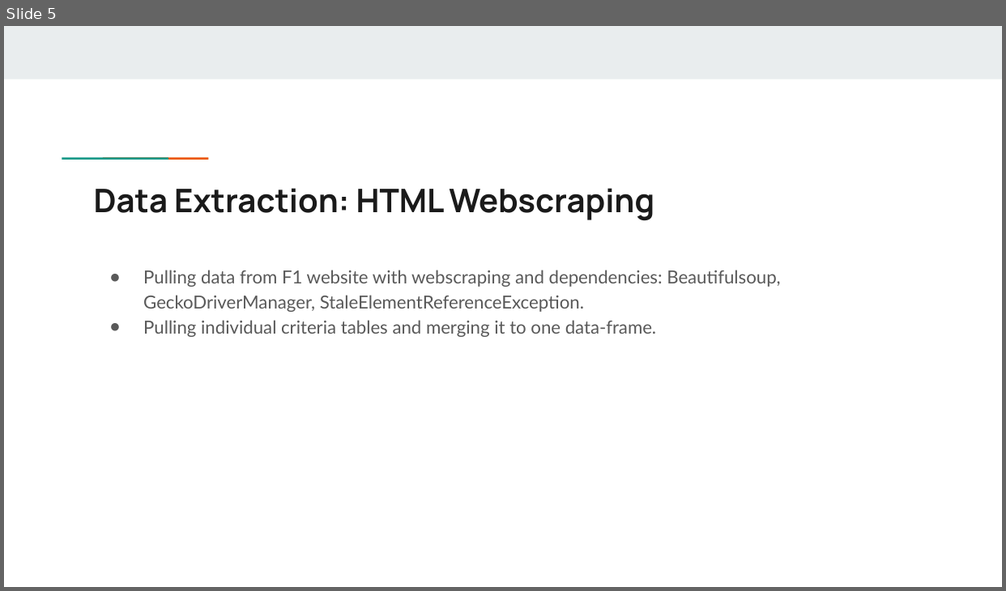
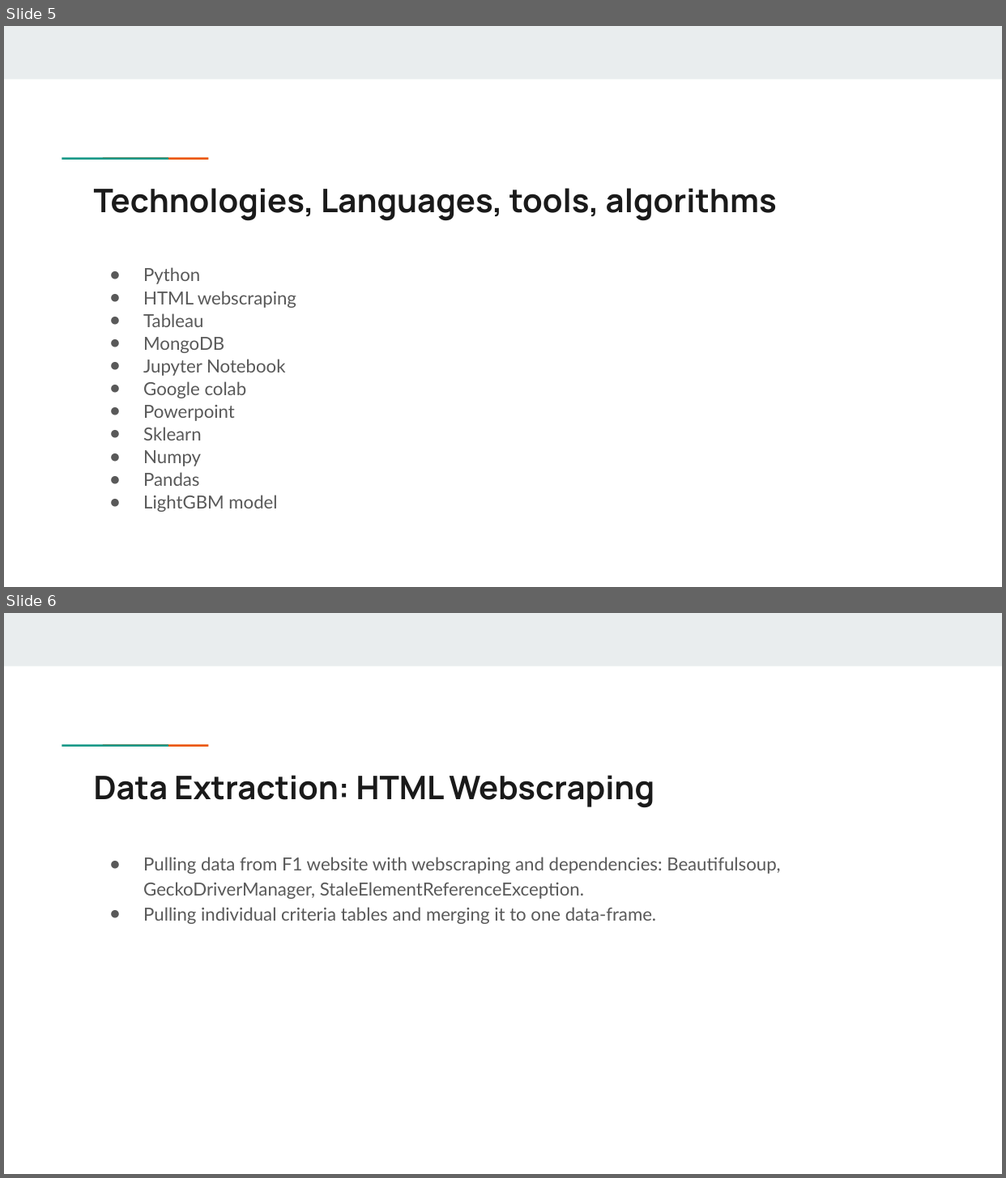
Before and after one commit to Spakicey/2022-Formula1-Analysis, a slide deck: Final Project.pptx. Shown one above the other, each under a label of ours: slide 5 before the commit, slides 5 and 6 after it. The pictures are 1006x591 and 1006x1178 pixels, drawn with LibreOffice and Linux fonts; fonts in the diff are those of the drawing. Boxes give left, top, right and bottom in pixels: in the first picture for what was removed or moved away, otherwise in the second. Text is boxed around its words. In the diff, an @@ line names an element or a change of style, - is before the commit and + after.

```diff
--- a/Final Project.pptx
+++ b/Final Project.pptx
@@ slide 5 added at <box>4,26,1002,587</box>, background #FFFFFF; not listed: 3 template elements that a slide beside it also shows @@
@@ title added at <box>94,188,777,221</box>, 23.4 pt, text #1A1A1A, bold @@
+Technologies, Languages, tools, algorithms
@@ text added at <box>143,267,296,512</box>, 13 pt, text #595959 @@
+● Python
+● HTML webscraping
+● Tableau
+● MongoDB
+● Jupyter Notebook
+● Google colab
+● Powerpoint
+● Sklearn
+● Numpy
+● Pandas
+● LightGBM model
@@ what was slide 5 is now slide 6 @@
```
Also in this commit, not shown: 1 slide removed.
